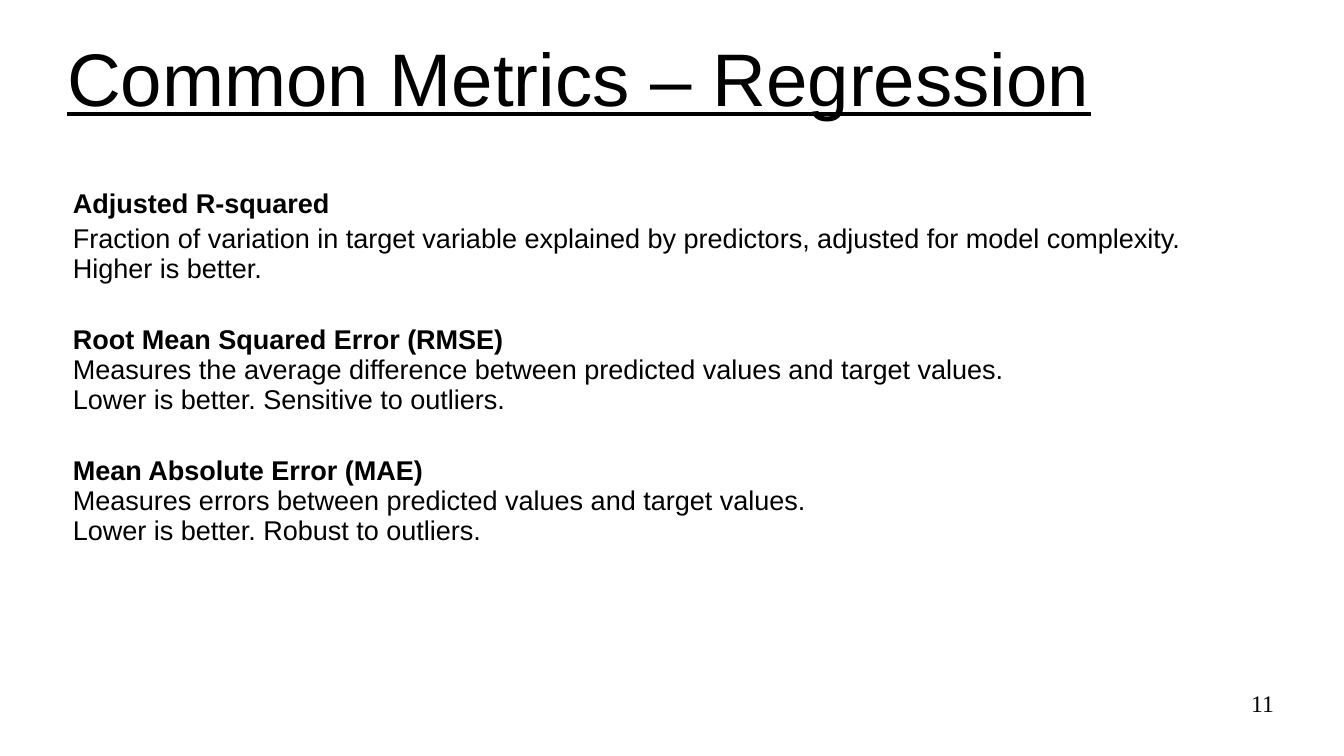
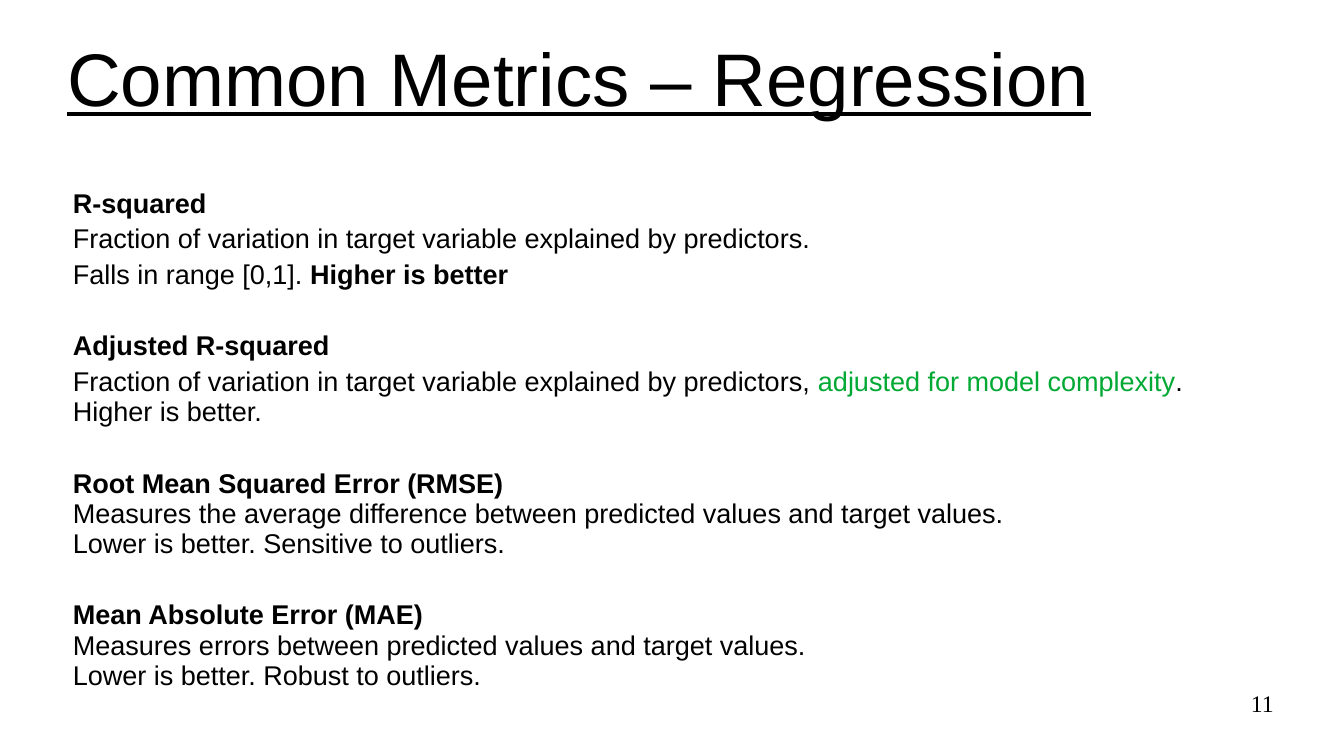
Before and after one commit to UVADS/ds6011, a slide deck: slide 11 of 03_ml_problem_framing.ppt. Drawn at 1344x756 pixels with LibreOffice and Linux fonts; fonts in the diff are those of the drawing. Boxes give left, top, right and bottom in pixels: in the first picture for what was removed or moved away, otherwise in the second. Text is boxed around its words. In the diff, an @@ line names an element or a change of style, - is before the commit and + after.

```diff
--- a/03_ml_problem_framing.ppt
+++ b/03_ml_problem_framing.ppt
@@ text at box(73, 193, 810, 289): paragraphs added @@
+R-squared
+Fraction of variation in target variable explained by predictors.
+Falls in range [0,1]. Higher is better
@@ text at box(73, 335, 1183, 686): text colour #000000 to #00A933 in "adjusted for model complexity." @@
```
Also in this commit, not shown: 6 other slides changed, 4 slides added, 1 slide removed, 1 other file.
